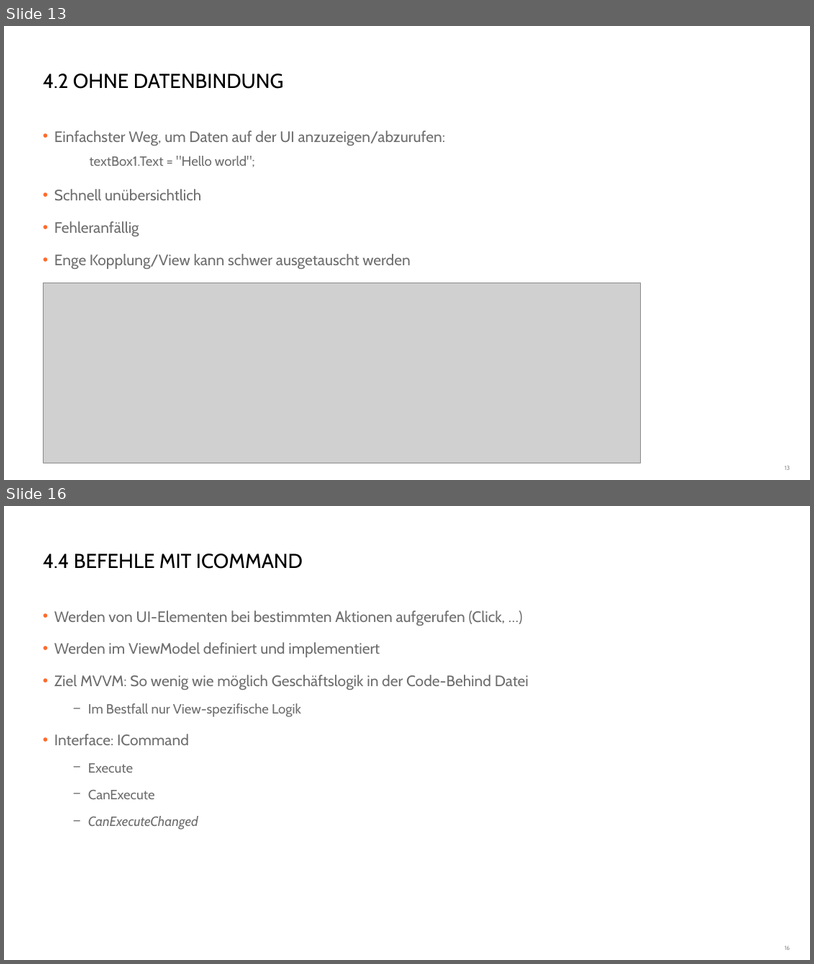
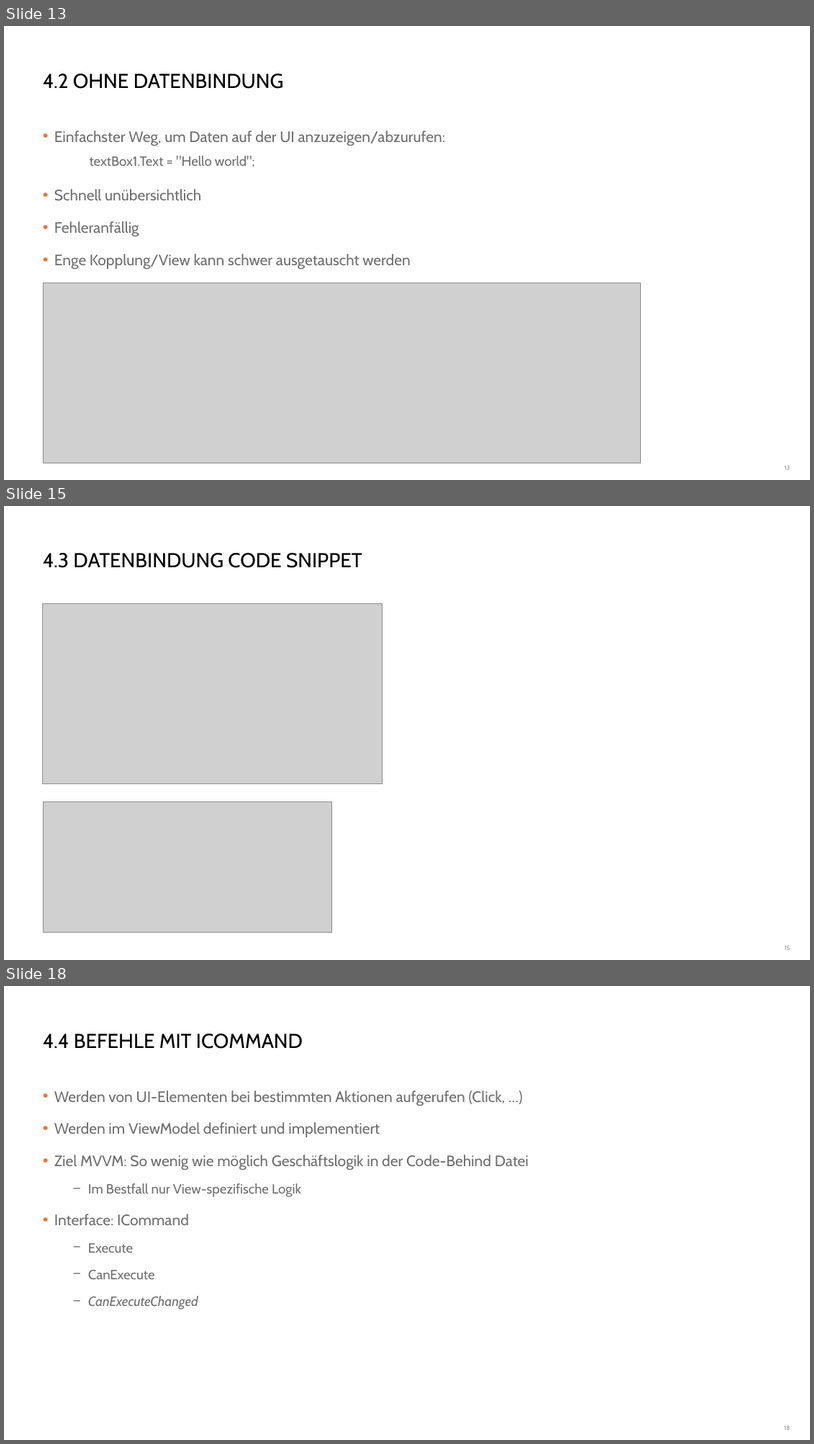
Before and after one commit to danielbeckmann/DotNETJumpStart, a slide deck: 06. Universal Windows Platform/Entwicklung einer App für die universelle Windows Plattform.pptx. Shown one above the other, each under a label of ours: slides 13 and 16 before the commit, slides 13, 15 and 18 after it; the slides between them are not shown. The pictures are 814x964 and 814x1444 pixels, drawn with LibreOffice and Linux fonts; fonts in the diff are those of the drawing; grey boxes stand for pictures; background and template pictures are left out. Boxes give left, top, right and bottom in pixels: in the first picture for what was removed or moved away, otherwise in the second. Text is boxed around its words. In the diff, an @@ line names an element or a change of style, - is before the commit and + after.

Commit message:
add code snippets

```diff
--- a/06. Universal Windows Platform/Entwicklung einer App für die universelle Windows Plattform.pptx
+++ b/06. Universal Windows Platform/Entwicklung einer App für die universelle Windows Plattform.pptx
@@ slide 15 added at (4, 506, 810, 960), background #FFFFFF @@
@@ title added at (43, 553, 363, 568), 24 pt, text #000000 @@
+4.3 DATENBINDUNG CODE SNIPPET
@@ picture added at (43, 604, 382, 784) @@
@@ picture added at (43, 802, 332, 932) @@
@@ page number added at (785, 945, 790, 950), 7 pt, text #8C8C8C @@
+15
@@ what was slide 16 is now slide 18 @@
@@ page number at (784, 1425, 790, 1430): text changed @@
-16
+18
```
Also in this commit, not shown: 3 slides changed, 2 other slides added.
